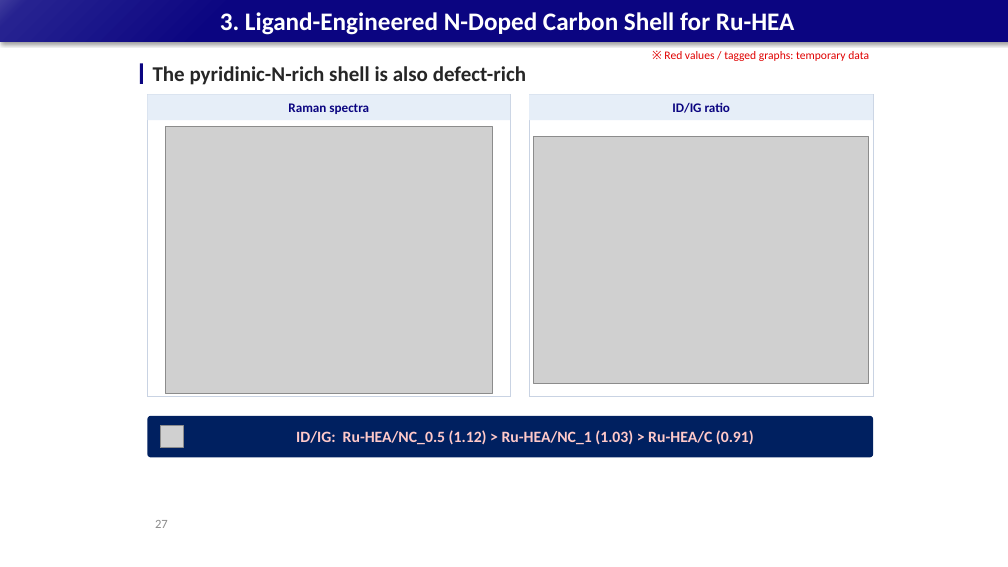
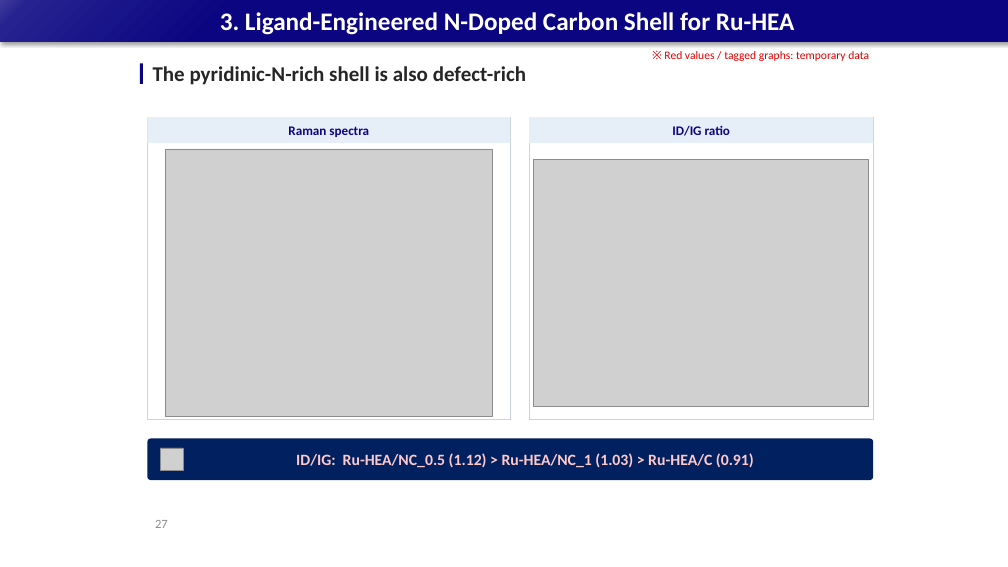
Before and after one commit to limsj0204/letter, a slide deck: slide 27 of 학위논문_디펜스_발표자료.pptx. Drawn at 1008x567 pixels with LibreOffice and Linux fonts; fonts in the diff are those of the drawing; grey boxes stand for pictures. Boxes give left, top, right and bottom in pixels: in the first picture for what was removed or moved away, otherwise in the second. Text is boxed around its words. In the diff, an @@ line names an element or a change of style, - is before the commit and + after.

```diff
--- a/학위논문_디펜스_발표자료.pptx
+++ b/학위논문_디펜스_발표자료.pptx
@@ 4 rectangles: place and size @@
-4 rectangles at box(147, 95, 873, 397)
+4 rectangles at box(147, 117, 873, 420)
@@ 3 pictures, 1 rounded rectangle: place and size @@
-3 pictures, 1 rounded rectangle at box(147, 126, 873, 457)
+3 pictures, 1 rounded rectangle at box(147, 149, 873, 480)
```
Also in this commit, not shown: 31 other slides changed.
